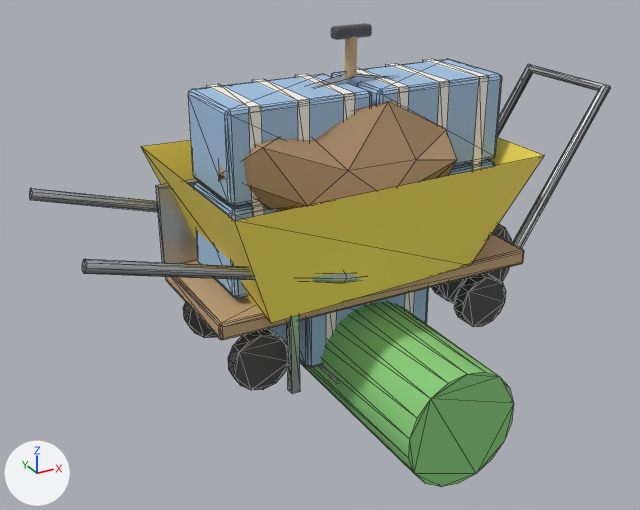
One commit to the glTF model public/brazil/props.glb: the scene before it, then after it.
Both versions are drawn from a 50 mm camera at (-1.48, -2.49, 1.59) aimed at (-0.12, 0.0, 0.34). Lighting does not change. The marker at lower left points along +X, +Y and +Z. The first picture is the older version. Mesh edges are drawn as thin lines on the coarser meshes. Vertices at exactly the same position are counted once.

The first picture shows 'KEEP Cash brick', 'KEEP Cash cart', 'KEEP Grass roll', 'KEEP Shovel', 'KEEP Wheelbarrow' and 2 more.
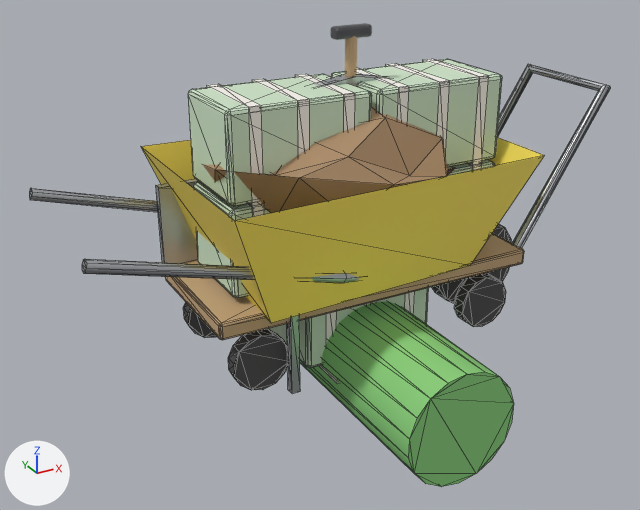
The edits, one by one:
Material 'cash' (mat_cash) changes colour from blue #a2c4e5 to pale green #cee5c8; in linear values from (0.36, 0.55, 0.78) to (0.62, 0.78, 0.58).
me_wb_tub is used by ob_keep_wheelbarrow; location (0.0, 0.0, 0.0).
me_wb_tub had 146 vertices, 262 faces and spanned x -1.01..0.73, y -0.4..0.4, z 0.0..0.91.
me_wb_tub now has 146 vertices, 262 faces and spans x -1.01..0.73, y -0.4..0.4, z 0.0..0.95.
me_wb_tub part 1: 40 of 146 vertices moved; they spanned x -0.52..0.4, y -0.32..0.32, z 0.5..0.91 and now span x -0.54..0.35, y -0.35..0.34, z 0.46..0.95; mean shift (0.0, 0.0, -0.01); largest move (0.29, 0.19, 0.85) -> (0.23, 0.15, 0.68).

What differs and where, as boxes (x1, y1, x2, y2) in the pictures (640 x 510 px; the box of a moved part takes in the faces that stretch with it):
'KEEP Wheelbarrow', reshaped (9% taller)
    before: (29, 101, 545, 394)
    after: (29, 76, 545, 394)
'KEEP Cash cart', recoloured (blue to light grey)
    both: (164, 59, 502, 343)
'KEEP Cash brick', recoloured
    both: (269, 288, 429, 368)
part 1 of me_wb_tub, moved or reshaped
    before: (219, 101, 457, 212)
    after: (203, 76, 455, 213)
